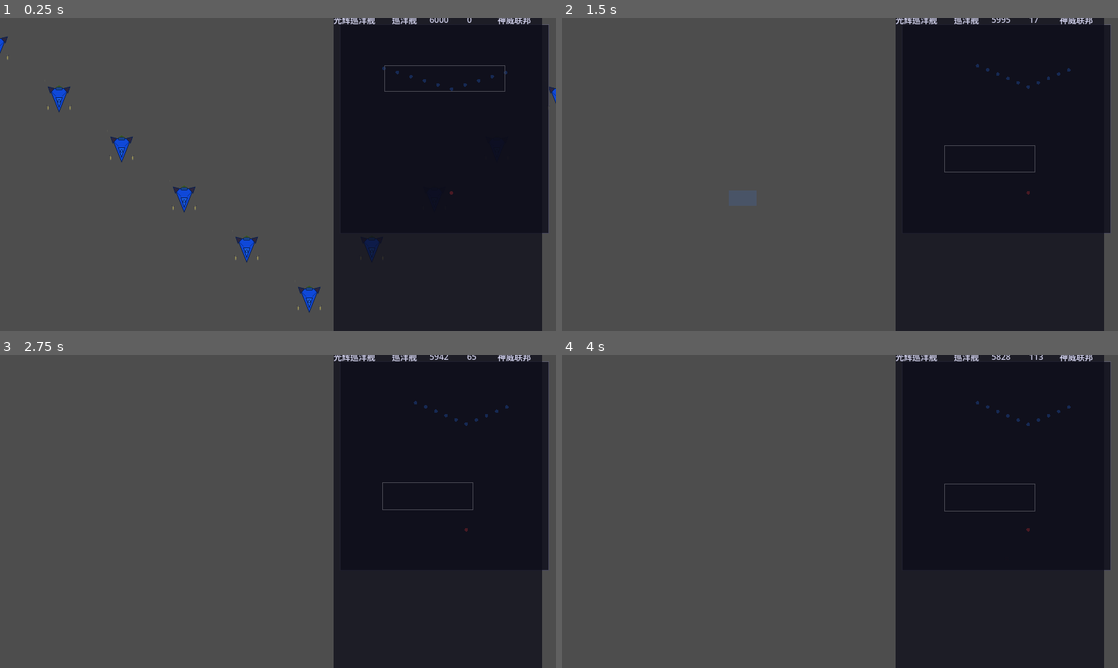
Above: before the commit, frames 1-4 (two rows, left to right).
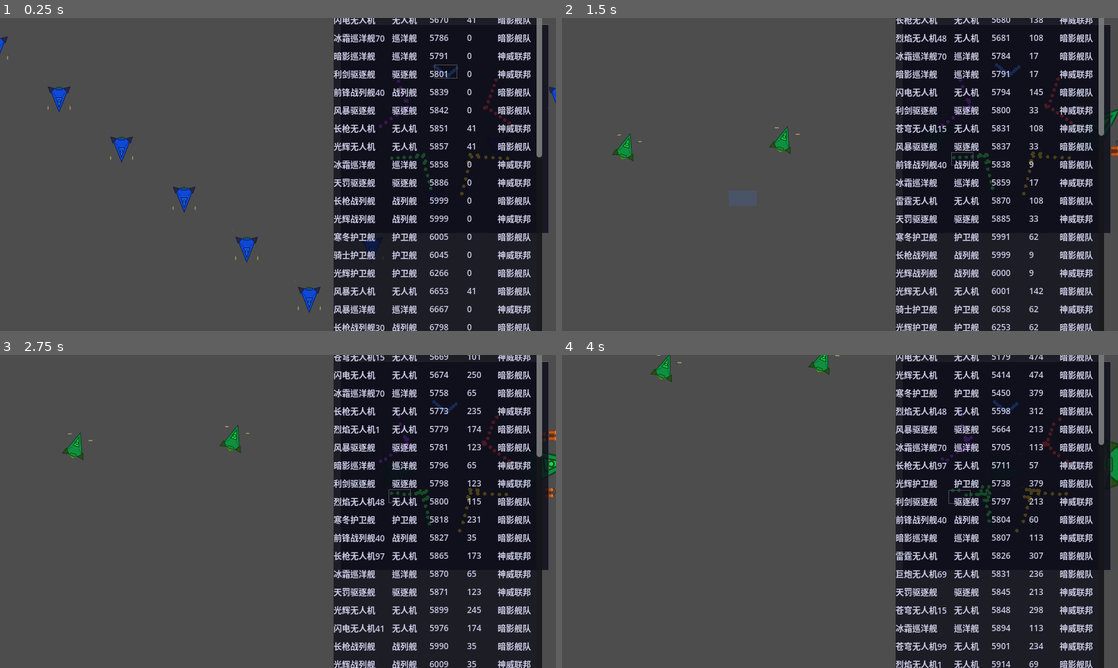
Above: after the commit, the same moments.

Repository: ZhanXuzhao/SpaceRTS
Game: Godot game, scene res://scenes/main.tscn
Same seed, same stepped clock (60 frames per second), same inputs: the game is played once before the commit and once after it.
Inputs (mouse positions are in pixels of both pictures, inside the frame that each line leads up to):
- Up to frame 1 (0.25 s): no input
- Up to frame 2 (1.5 s): tap Enter at 0.5 s; move the mouse to (962, 158) at 0.52 s; hold W 0.53-1.25 s; tap R at 0.6 s; click (962, 158) at 0.67 s; drag from (728, 190) to (812, 237) at 1.27 s
- Up to frame 3 (2.75 s): move the mouse to (333, 442) at 2.02 s; hold W from 2.03 s (still down); tap H at 2.1 s
- Up to frame 4 (4 s): release W at 2.75 s; drag from (812, 574) to (673, 464) at 2.77 s; move the mouse to (1006, 558) at 3.52 s; hold A from 3.53 s (still down); tap G at 3.6 s

The runs differ from the first frame. In frame 1, 7.9% of the frame differs, in the area x 60-98%, y 0-100%; in frame 2, 8.3%; in frame 3, 8.4%; in frame 4, 8.5%, in the area x 15-100%, y 0-100%.

Commit message:
feat: add AI focus-fire on high-threat targets and damaged unit evade logic

Diff:
--- a/game_config.gd
+++ b/game_config.gd
@@ -115,10 +115,10 @@
 ## 二维数组：[[随机船, 护卫舰, 驱逐舰, 巡洋舰, 战列舰], ...]
 ## a.length = 阵营数量，a[0] = 玩家阵营，其余为AI阵营
 static var player = [0, 10, 0, 0, 0]
-static var f0 = [0, 0, 0, 1, 0]
+static var f0 = [10, 0, 0, 1, 0]
 static var f1 = [0, 2, 2, 2, 1]
 static var f2 = [0, 2, 4, 2, 1]
 static var f3 = [0, 2, 2, 4, 1]
 static var f4 = [0, 2, 2, 2, 4]
-# static var faction_config: Array = [player,f0, f0,f0,f0]
-static var faction_config: Array = [player,f0]
+static var faction_config: Array = [player,f0, f0,f0,f0]
+# static var faction_config: Array = [player,f0]
--- a/scripts/ai_controller.gd
+++ b/scripts/ai_controller.gd
@@ -13,6 +13,14 @@
 var _decision_timer: float = 0.0
 const DECISION_INTERVAL: float = 1.0
 
+# ----- 集火 & 规避配置 -----
+## 残血规避阈值（HP 低于此比例时撤退）
+const EVADE_HULL_THRESHOLD := 0.3
+## 撤退安全距离（px）
+const EVADE_SAFE_DISTANCE := 800.0
+## 追踪各单位是否正在撤退
+var _retreating_units: Dictionary = {}
+
 
 func init(units: Array[Unit], team: String, pref: TargetPref) -> void:
 	all_units = units
@@ -26,13 +34,28 @@
 		return
 	_decision_timer = 0.0
 
+	# 清理已死亡的撤退标记
+	var to_remove: Array = []
+	for u in _retreating_units:
+		if not is_instance_valid(u) or u.hull <= 0:
+			to_remove.append(u)
+	for u in to_remove:
+		_retreating_units.erase(u)
+
 	# 评估战场：根据策略选择目标阵营
 	var focus_team = _evaluate_battlefield()
 
+	# 为全队选择集火目标（高威胁 + 残血优先）
+	var focus_target = _select_focus_target(focus_team)
+
 	for unit in all_units:
 		if not is_instance_valid(unit) or unit.hull <= 0:
 			continue
 		if unit.team != _my_team:
+			continue
+
+		# Step 0: 残血规避 — 血量过低时撤退
+		if _try_evade(unit):
 			continue
 
 		# 1. 清理已死亡的目标引用
@@ -42,9 +65,12 @@
 		if unit.home_battleship != null and is_instance_valid(unit.home_battleship):
 			_process_drone_ai(unit)
 
-		# 3. 索敌（从评估得出的敌方阵营中按优先级选择目标）
+		# 3. 索敌（优先分配集火目标，其次按优先级选择）
 		if unit._current_target == null:
-			_select_target(unit, focus_team)
+			if focus_target != null and is_instance_valid(focus_target) and focus_target.hull > 0:
+				unit.attack_target(focus_target)
+			else:
+				_select_target(unit, focus_team)
 
 
 # ----- 战场评估 -----
@@ -78,6 +104,26 @@
 	return best_team
 
 
+# ----- 集火目标选择 -----
+
+## 从目标阵营中选择全队集火目标
+## 评分 = 威胁度 × 10 + 已损失血量（优先集火高威胁 + 残血目标）
+func _select_focus_target(target_team: String) -> Unit:
+	var best: Unit = null
+	var best_score := -INF
+	for other in all_units:
+		if not is_instance_valid(other) or other.hull <= 0:
+			continue
+		if other.team != target_team:
+			continue
+		var hp_lost = (other.max_hull + other.max_shield) - (other.hull + other.shield)
+		var score = other.threat_level * 10.0 + hp_lost
+		if score > best_score:
+			best_score = score
+			best = other
+	return best
+
+
 # ----- 目标管理 -----
 
 func _clean_dead_targets(unit) -> void:
@@ -100,6 +146,46 @@
 			unit._is_orbit = false
 	elif unit._current_target == null and not unit._is_moving and not unit._is_orbit:
 		unit.orbit_target(mothership)
+
+
+# ----- 残血规避 -----
+
+## 残血单位撤退：血量低于阈值时远离敌人，向友军靠拢
+func _try_evade(unit) -> bool:
+	var hp_pct = unit.hull / unit.max_hull
+	if hp_pct > EVADE_HULL_THRESHOLD:
+		if _retreating_units.get(unit, false):
+			_retreating_units[unit] = false
+		return false
+
+	_retreating_units[unit] = true
+	unit._current_target = null
+	unit._explicit_attack_target = null
+
+	# 远离最近敌人
+	var nearest = unit.find_nearest_enemy()
+	var retreat_dir: Vector2
+	if nearest != null:
+		retreat_dir = (unit.global_position - nearest.global_position).normalized()
+	else:
+		# 无敌人时向屏幕上方撤退
+		retreat_dir = Vector2.UP
+
+	# 向友军方向靠拢
+	var friendly_center = Vector2.ZERO
+	var count = 0
+	for u in all_units:
+		if is_instance_valid(u) and u.hull > 0 and u.team == unit.team and u != unit:
+			friendly_center += u.global_position
+			count += 1
+	if count > 0:
+		friendly_center /= count
+		var to_friendly = (friendly_center - unit.global_position).normalized()
+		retreat_dir = (retreat_dir + to_friendly * 0.5).normalized()
+
+	var retreat_pos = unit.global_position + retreat_dir * EVADE_SAFE_DISTANCE
+	unit.move_to(retreat_pos)
+	return true
 
 
 ## 从指定阵营中按船型优先级选择目标，若无目标则尝试其他敌方阵营
